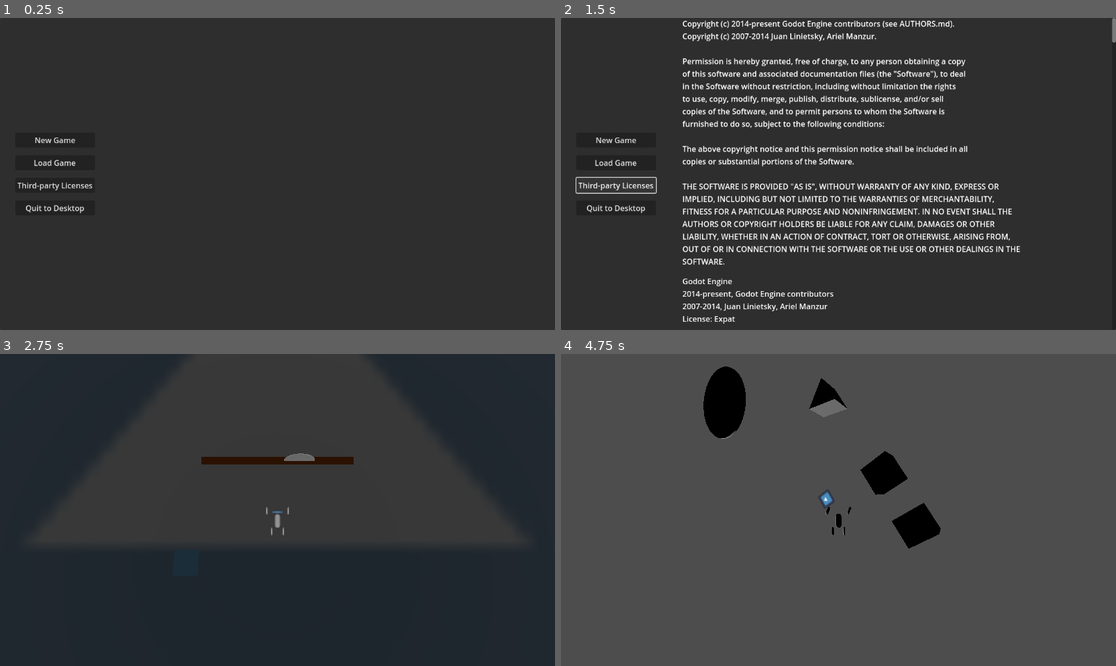
Above: before the commit, frames 1-4 (two rows, left to right).
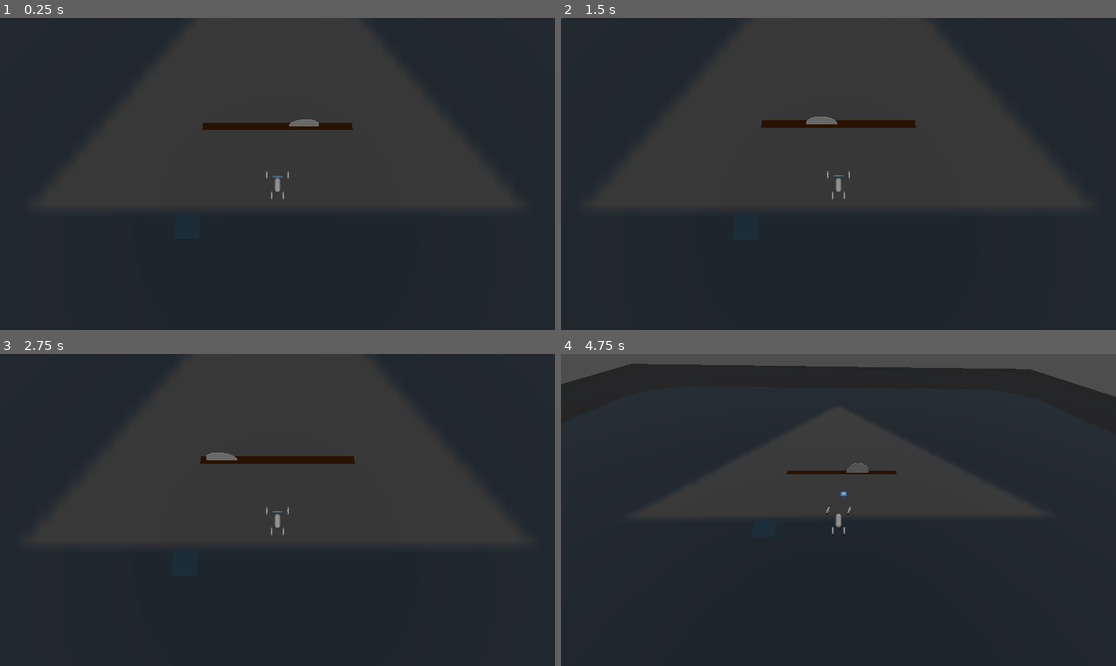
Above: after the commit, the same moments.

Repository: Flying-Hammer754/piratejam16
Game: Godot game, scene res://UI.tscn
Two runs of this game, one before a commit and one after it. Both use one fixed random seed, a clock stepped at 60 frames per second and the inputs below. Before the commit the project starts from res://main_menu.tscn. The engine's default icon, where the game draws it, is replaced by a stand-in: a white triangle on a blue panel in a dark square.
Inputs (mouse positions are in pixels of both pictures, inside the frame that each line leads up to):
- Up to frame 1 (0.25 s): no input
- Up to frame 2 (1.5 s): click (616, 161) at 0.5 s, where only the run before the commit has a clickable "Load Game"; click (616, 186) at 1.25 s, where only the run before the commit has a clickable "Third-party Licenses"
- Up to frame 3 (2.75 s): click (55, 475) at 2 s, where only the run before the commit has a clickable "New Game"
- Up to frame 4 (4.75 s): hold D (player_move_right) 2.78-3.53 s; hold F (player_fall_over) 2.78-3.53 s; tap Space (player_jump) at 3.02, 3.77 s; hold S (player_move_backwards) 3.53-4.28 s; tap F (player_fall_over) at 3.6 s; hold D (player_move_right) from 4.28 s (still down); hold F (player_fall_over) from 4.28 s (still down)

The runs differ from the first frame. In frame 1, 1.1% of the frame differs, in the area x 0-100%, y 0-100%; in frame 2, 11%; in frame 3, 0.3%; in frame 4, 83%, in the area x 0-100%, y 3-100%.

Commit message:
Added pause menu

Diff:
--- /dev/null
+++ b/UI.gd
@@ -0,0 +1,99 @@
+extends Control
+
+const game_scene = preload("res://test_web_export.tscn")
+var instantiated_game_scene: Node
+
+@export var autoload_game_world: bool = false
+
+@onready var new_game_button = $MainMenuPanel/VBoxContainer/NewGameButton
+@onready var load_game_button = $MainMenuPanel/VBoxContainer/LoadGameButton
+@onready var license_button = $MainMenuPanel/VBoxContainer/LicenseButton
+@onready var quit_game_button = $MainMenuPanel/VBoxContainer/QuitGameButton
+@onready var main_menu_panel = $MainMenuPanel
+@onready var license_panel = $MainMenuPanel/ScrollContainer/VBoxContainer
+
+@onready var pause_menu_panel = $PauseMenuPanel
+@onready var resume_button = $PauseMenuPanel/VBoxContainer/ResumeButton
+@onready var restart_button = $PauseMenuPanel/VBoxContainer/RestartButton
+@onready var settings_button = $PauseMenuPanel/VBoxContainer/SettingsButton
+@onready var exit_to_menu_button = $PauseMenuPanel/VBoxContainer/ExitToMenuButton
+@onready var exit_to_desktop_button = $PauseMenuPanel/VBoxContainer/ExitToDesktopButton
+
+func toggle_main_menu(enabled: bool) -> void:
+	new_game_button.disabled = not enabled
+	load_game_button.disabled = not enabled
+	license_button.disabled = not enabled
+	quit_game_button.disabled = not enabled
+	main_menu_panel.visible = enabled
+
+func toggle_pause_menu(enabled: bool):
+	resume_button.disabled = not enabled
+	restart_button.disabled = not enabled
+	settings_button.disabled = not enabled
+	exit_to_menu_button.disabled = not enabled
+	exit_to_desktop_button.disabled = not enabled
+	pause_menu_panel.visible = enabled
+
+func _on_resume_button_pressed() -> void:
+	toggle_main_menu(false)
+	toggle_pause_menu(false)
+	get_tree().paused = false
+	# TODO: add special logic to resume game
+
+# TODO: will this game be a linear one with levels, or a roguelike?
+# what this function does will defer based on that.
+func _on_restart_button_pressed() -> void:
+	pass
+
+func _on_settings_button_pressed() -> void:
+	pass # TODO:
+
+func _on_exit_to_menu_button_pressed() -> void:
+	toggle_pause_menu(false)
+	toggle_main_menu(true)
+	remove_child(instantiated_game_scene)
+	get_tree().paused = false
+
+func _on_exit_to_desktop_button_pressed() -> void:
+	get_tree().quit()
+
+func _on_new_game_button_pressed() -> void:
+	toggle_pause_menu(false)
+	toggle_main_menu(false)
+	get_tree().paused = false
+	instantiated_game_scene = game_scene.instantiate()
+	add_child(instantiated_game_scene)
+
+func _on_load_game_button_pressed() -> void:
+	pass
+
+func _on_license_button_pressed() -> void:
+	if license_panel.get_child_count() > 0:
+		for child in license_panel.get_children():
+			license_panel.remove_child(child)
+		return
+
+	var godot_license: Label = Label.new()
+	godot_license.text = Engine.get_license_text()
+	license_panel.add_child(godot_license)
+
+	for c in Engine.get_copyright_info():
+		var third_party_copyright_info: Label = Label.new()
+		third_party_copyright_info.autowrap_mode = TextServer.AUTOWRAP_WORD
+		third_party_copyright_info.text = third_party_copyright_info.text + c["name"] + '\n'
+		for authors in c["parts"][0]["copyright"]:
+			third_party_copyright_info.text = third_party_copyright_info.text + authors + '\n'
+		third_party_copyright_info.text = third_party_copyright_info.text + "License: " + c["parts"][0]["license"]
+		license_panel.add_child(third_party_copyright_info)
+
+func _on_quit_game_button_pressed() -> void:
+	get_tree().quit()
+
+func _ready() -> void:
+	if autoload_game_world:
+		_on_new_game_button_pressed()
+
+func _input(event: InputEvent) -> void:
+	if event.is_action_pressed("player_pause_game"):
+		toggle_pause_menu(true)
+		get_tree().paused = true
--- a/main_menu.tscn
+++ b/UI.tscn
@@ -1,15 +1,17 @@
 [gd_scene load_steps=2 format=3 uid="uid://3q07t5q38dgu"]
 
-[ext_resource type="Script" path="res://main_menu.gd" id="1_tndwi"]
+[ext_resource type="Script" path="res://UI.gd" id="1_mcfrh"]
 
 [node name="Game" type="Control"]
+process_mode = 3
 layout_mode = 3
 anchors_preset = 15
 anchor_right = 1.0
 anchor_bottom = 1.0
 grow_horizontal = 2
 grow_vertical = 2
-script = ExtResource("1_tndwi")
+script = ExtResource("1_mcfrh")
+autoload_game_world = true
 
 [node name="MainMenuPanel" type="Panel" parent="."]
 layout_mode = 1
@@ -69,7 +71,56 @@
 layout_mode = 2
 theme_override_constants/separation = 18
 
+[node name="PauseMenuPanel" type="Panel" parent="."]
+visible = false
+self_modulate = Color(0, 0, 0, 0.392157)
+custom_minimum_size = Vector2(225, 0)
+layout_mode = 1
+anchors_preset = 13
+anchor_left = 0.5
+anchor_right = 0.5
+anchor_bottom = 1.0
+grow_horizontal = 2
+grow_vertical = 2
+
+[node name="VBoxContainer" type="VBoxContainer" parent="PauseMenuPanel"]
+layout_mode = 1
+anchors_preset = 13
+anchor_left = 0.5
+anchor_right = 0.5
+anchor_bottom = 1.0
+offset_left = -99.0
+offset_right = 99.0
+grow_horizontal = 2
+grow_vertical = 2
+alignment = 1
+
+[node name="ResumeButton" type="Button" parent="PauseMenuPanel/VBoxContainer"]
+layout_mode = 2
+text = "Resume"
+
+[node name="RestartButton" type="Button" parent="PauseMenuPanel/VBoxContainer"]
+layout_mode = 2
+text = "Restart from Checkpoint"
+
+[node name="SettingsButton" type="Button" parent="PauseMenuPanel/VBoxContainer"]
+layout_mode = 2
+text = "Settings"
+
+[node name="ExitToMenuButton" type="Button" parent="PauseMenuPanel/VBoxContainer"]
+layout_mode = 2
+text = "Exit to Menu"
+
+[node name="ExitToDesktopButton" type="Button" parent="PauseMenuPanel/VBoxContainer"]
+layout_mode = 2
+text = "Exit to Desktop"
+
 [connection signal="pressed" from="MainMenuPanel/VBoxContainer/NewGameButton" to="." method="_on_new_game_button_pressed"]
 [connection signal="pressed" from="MainMenuPanel/VBoxContainer/LoadGameButton" to="." method="_on_load_game_button_pressed"]
 [connection signal="pressed" from="MainMenuPanel/VBoxContainer/LicenseButton" to="." method="_on_license_button_pressed"]
 [connection signal="pressed" from="MainMenuPanel/VBoxContainer/QuitGameButton" to="." method="_on_quit_game_button_pressed"]
+[connection signal="pressed" from="PauseMenuPanel/VBoxContainer/ResumeButton" to="." method="_on_resume_button_pressed"]
+[connection signal="pressed" from="PauseMenuPanel/VBoxContainer/RestartButton" to="." method="_on_restart_button_pressed"]
+[connection signal="pressed" from="PauseMenuPanel/VBoxContainer/SettingsButton" to="." method="_on_settings_button_pressed"]
+[connection signal="pressed" from="PauseMenuPanel/VBoxContainer/ExitToMenuButton" to="." method="_on_exit_to_menu_button_pressed"]
+[connection signal="pressed" from="PauseMenuPanel/VBoxContainer/ExitToDesktopButton" to="." method="_on_exit_to_desktop_button_pressed"]
--- a/main_menu.gd
+++ /dev/null
@@ -1,48 +0,0 @@
-extends Control
-
-const game_scene = preload("res://test_web_export.tscn")
-
-@onready var new_game_button = $MainMenuPanel/VBoxContainer/NewGameButton
-@onready var load_game_button = $MainMenuPanel/VBoxContainer/LoadGameButton
-@onready var license_button = $MainMenuPanel/VBoxContainer/LicenseButton
-@onready var quit_game_button = $MainMenuPanel/VBoxContainer/QuitGameButton
-@onready var panel = $MainMenuPanel
-@onready var license_panel = $MainMenuPanel/ScrollContainer/VBoxContainer
-
-func _on_new_game_button_pressed() -> void:
-	new_game_button.disabled = true
-	load_game_button.disabled = true
-	license_button.disabled = true
-	quit_game_button.disabled = true
-	panel.visible = false
-	var game = game_scene.instantiate()
-	add_child(game)
-
-func _on_load_game_button_pressed() -> void:
-	pass
-
-func _on_license_button_pressed() -> void:
-	if license_panel.get_child_count() > 0:
-		for child in license_panel.get_children():
-			license_panel.remove_child(child)
-		return
-
-	var godot_license: Label = Label.new()
-	godot_license.text = Engine.get_license_text()
-	license_panel.add_child(godot_license)
-
-
-	for c in Engine.get_copyright_info():
-
-		#print(c["name"])
-		#print(c["parts"][0]["copyright"])
-		var third_party_copyright_info: Label = Label.new()
-		third_party_copyright_info.autowrap_mode = TextServer.AUTOWRAP_WORD
-		third_party_copyright_info.text = third_party_copyright_info.text + c["name"] + '\n'
-		for authors in c["parts"][0]["copyright"]:
-			third_party_copyright_info.text = third_party_copyright_info.text + authors + '\n'
-		third_party_copyright_info.text = third_party_copyright_info.text + "License: " + c["parts"][0]["license"]
-		license_panel.add_child(third_party_copyright_info)
-
-func _on_quit_game_button_pressed() -> void:
-	get_tree().quit()
--- a/project.godot
+++ b/project.godot
@@ -11,7 +11,7 @@
 [application]
 
 config/name="pirateJam16"
-run/main_scene="res://main_menu.tscn"
+run/main_scene="res://UI.tscn"
 config/features=PackedStringArray("4.3", "GL Compatibility")
 config/icon="res://icon.svg"
 
@@ -56,6 +56,12 @@
 "events": [Object(InputEventKey,"resource_local_to_scene":false,"resource_name":"","device":-1,"window_id":0,"alt_press …(192 unchanged characters)…
 ]
 }
+player_pause_game={
+"deadzone": 0.5,
+"events": [Object(InputEventKey,"resource_local_to_scene":false,"resource_name":"","device":-1,"window_id":0,"alt_pressed":false,"shift_pressed":false,"ctrl_pressed":false,"meta_pressed":false,"pressed":false,"keycode":0,"physical_keycode":4194305,"key_label":0,"unicode":0,"location":0,"echo":false,"script":null)
+, Object(InputEventJoypadButton,"resource_local_to_scene":false,"resource_name":"","device":-1,"button_index":6,"pressure":0.0,"pressed":false,"script":null)
+]
+}
 
 [rendering]
 
--- a/test_web_export.tscn
+++ b/test_web_export.tscn
@@ -19,6 +19,7 @@
 bounce = 0.6
 
 [node name="Node3D" type="Node3D"]
+process_mode = 1
 
 [node name="Sprite3D" type="Sprite3D" parent="."]
 transform = Transform3D(1, 0, 0, 0, 1, 0, 0, 0, 1, 0, 0, -1)
